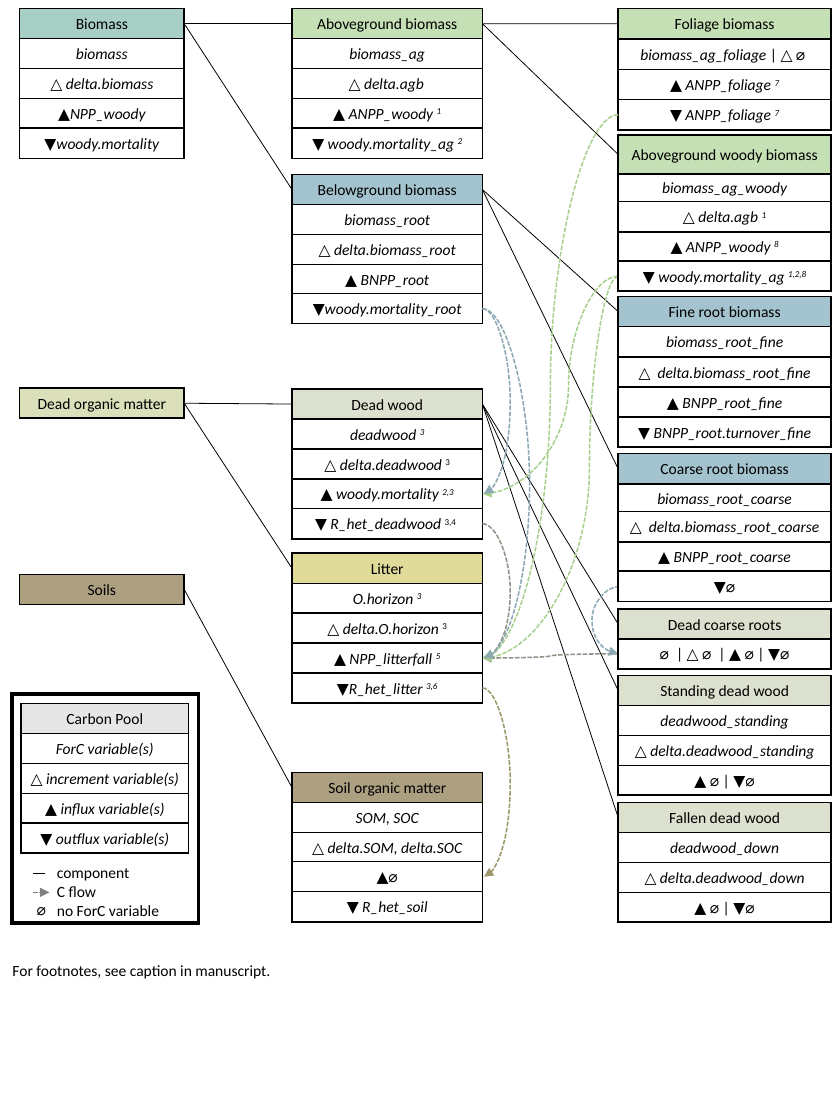
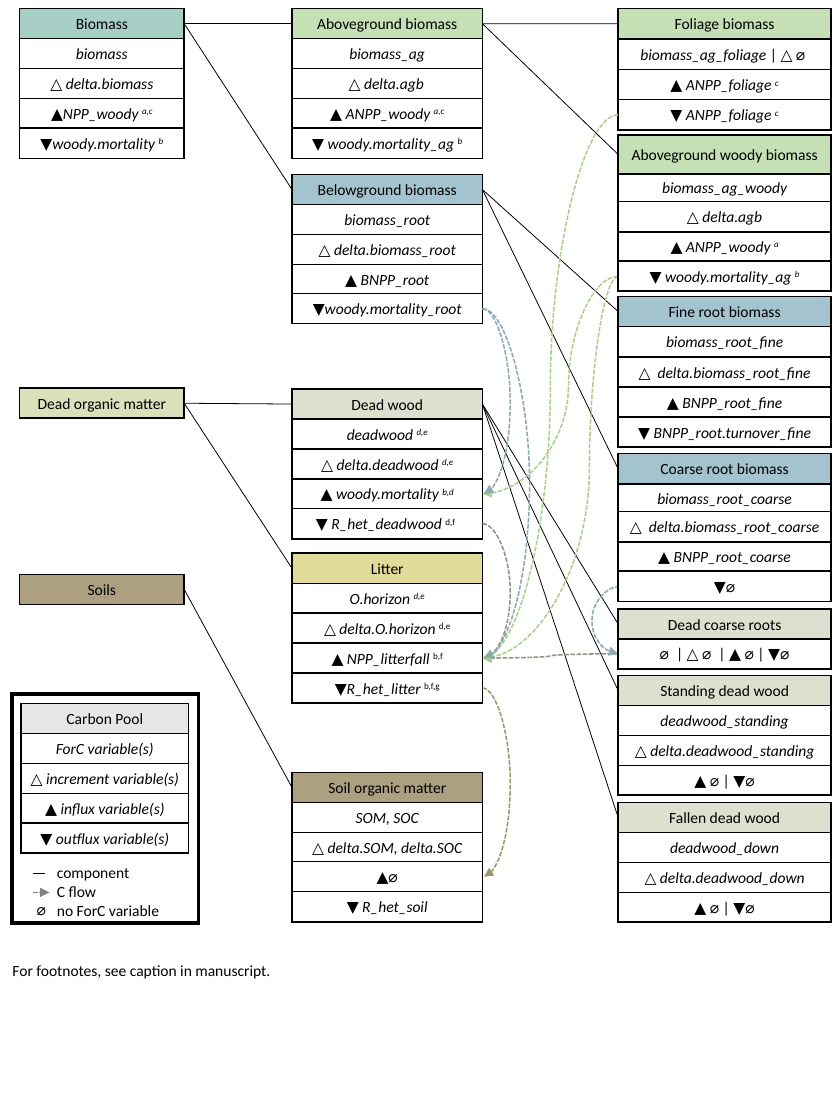
Before and after one commit to forc-db/IPCC-EFDB-integration, a slide deck: slide 1 of doc/manuscript/figures_tables/C_pools_fig.pptx. Drawn at 840x1120 pixels with LibreOffice and Linux fonts; fonts in the diff are those of the drawing. Boxes give left, top, right and bottom in pixels: in the first picture for what was removed or moved away, otherwise in the second. Text is boxed around its words. In the diff, an @@ line names an element or a change of style, - is before the commit and + after.

```diff
--- a/doc/manuscript/figures_tables/C_pools_fig.pptx
+++ b/doc/manuscript/figures_tables/C_pools_fig.pptx
@@ text in rectangle at bbox=[686, 79, 779, 93]: text changed @@
-▲ ANPP_foliage 7
+▲ ANPP_foliage c
@@ text in rectangle at bbox=[51, 108, 153, 122]: text changed @@
-▲NPP_woody
+▲NPP_woody a,c
@@ text in rectangle at bbox=[346, 108, 445, 122]: text changed @@
-▲ ANPP_woody 1
+▲ ANPP_woody a,c
@@ text in rectangle at bbox=[686, 109, 779, 123]: text changed @@
-▼ ANPP_foliage 7
+▼ ANPP_foliage c
@@ text in rectangle at bbox=[52, 138, 164, 152]: text changed @@
-▼woody.mortality
+▼woody.mortality b
@@ text in rectangle at bbox=[328, 138, 463, 152]: text changed @@
-▼ woody.mortality_ag 2
+▼ woody.mortality_ag b
@@ text in rectangle at bbox=[702, 211, 762, 225]: text changed @@
-△ delta.agb 1
+△ delta.agb
@@ text in rectangle at bbox=[686, 241, 779, 255]: text changed @@
-▲ ANPP_woody 8
+▲ ANPP_woody a
@@ text in rectangle at bbox=[665, 271, 800, 285]: text changed @@
-▼ woody.mortality_ag 1,2,8
+▼ woody.mortality_ag b
@@ text in rectangle at bbox=[347, 428, 428, 440]: text changed @@
-deadwood 3
+deadwood d,e
@@ text in rectangle at bbox=[337, 459, 453, 470]: text changed @@
-△ delta.deadwood 3
+△ delta.deadwood d,e
@@ text in rectangle at bbox=[336, 488, 453, 502]: text changed @@
-▲ woody.mortality 2,3
+▲ woody.mortality b,d
@@ text in rectangle at bbox=[331, 518, 455, 531]: text changed @@
-▼ R_het_deadwood 3,4
+▼ R_het_deadwood d,f
@@ text in rectangle at bbox=[350, 592, 425, 604]: text changed @@
-O.horizon 3
+O.horizon d,e
@@ text in rectangle at bbox=[339, 622, 450, 634]: text changed @@
-△ delta.O.horizon 3
+△ delta.O.horizon d,e
@@ text in rectangle at bbox=[347, 653, 443, 666]: text changed @@
-▲ NPP_litterfall 5
+▲ NPP_litterfall b,f
@@ text in rectangle at bbox=[347, 683, 440, 696]: text changed @@
-▼R_het_litter 3,6
+▼R_het_litter b,f,g
```
Also in this commit, not shown: 7 other files.
